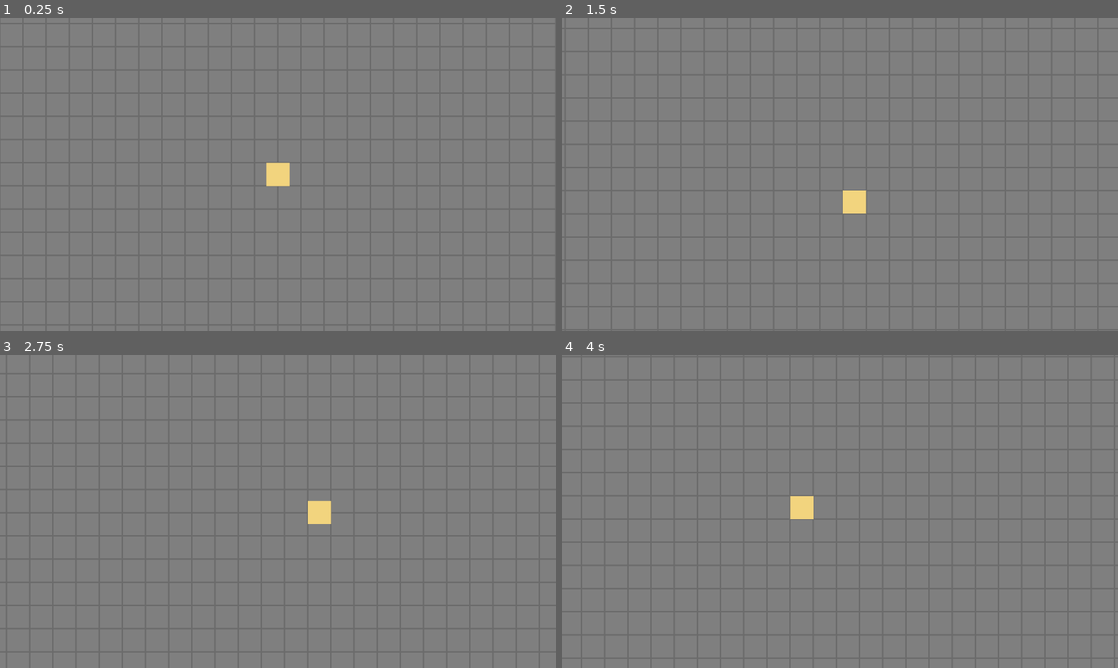
Above: before the commit, frames 1-4 (two rows, left to right).
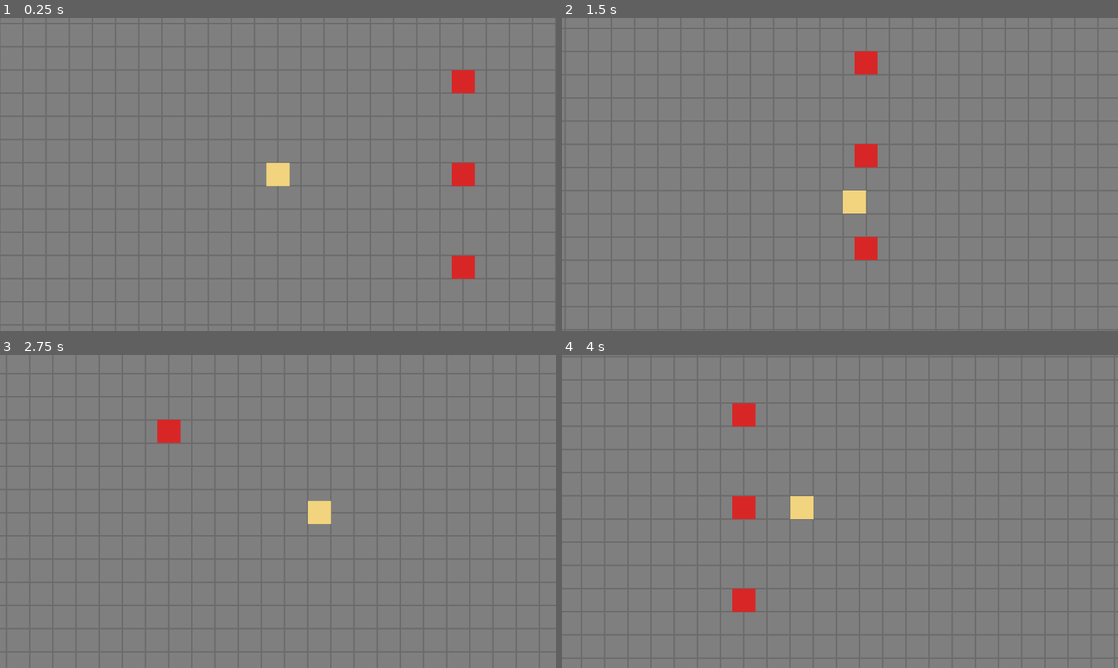
Above: after the commit, the same moments.

Repository: EndlessSummer068/workProject
Game: Godot game, scene res://scenes/levels/test_arena.tscn
Two runs of this game, one before a commit and one after it. Both use one fixed random seed, a clock stepped at 60 frames per second and the inputs below. This scene is started directly instead of the project's main scene.
Inputs:
- Up to frame 1 (0.25 s): no input
- Up to frame 2 (1.5 s): tap Enter at 0.5 s; hold D (move_right) 0.53-1.28 s; hold J (attack) 0.53-1.28 s; hold S (move_down) from 1.28 s (still down); tap J (attack) at 1.35 s
- Up to frame 3 (2.75 s): release S (move_down) at 2.03 s; hold D (move_right) from 2.03 s (still down); hold J (attack) from 2.03 s (still down)
- Up to frame 4 (4 s): release D (move_right) at 2.78 s; release J (attack) at 2.78 s; hold W (move_up) 2.78-3.53 s; tap J (attack) at 2.85 s; hold A (move_left) from 3.53 s (still down); hold J (attack) from 3.53 s (still down)

The runs differ from the first frame. In frame 1, 0.9% of the frame differs, in the area x 81-86%, y 16-84%; in frame 2, 0.9%; in frame 3, 0.3%; in frame 4, 1.0%, in the area x 30-35%, y 15-83%.

Commit message:
[P0][L01-P0-03] Player 攻击 J：0.5s 冷却、朝向记录、触发信号与测试假人

Diff:
--- a/litttleGame/wuwa-knight/scenes/levels/test_arena.tscn
+++ b/litttleGame/wuwa-knight/scenes/levels/test_arena.tscn
@@ -1,13 +1,17 @@
-[gd_scene load_steps=5 format=3]
+[gd_scene load_steps=7 format=3]
 
 [ext_resource type="Script" path="res://scripts/levels/test_arena_grid.gd" id="1_g"]
 [ext_resource type="PackedScene" path="res://scenes/player/player.tscn" id="2_p"]
+[ext_resource type="Script" path="res://scripts/levels/test_dummy.gd" id="3_d"]
 
 [sub_resource type="RectangleShape2D" id="RectangleShape2D_h"]
 size = Vector2(1312, 16)
 
 [sub_resource type="RectangleShape2D" id="RectangleShape2D_v"]
 size = Vector2(16, 1472)
+
+[sub_resource type="RectangleShape2D" id="RectangleShape2D_d"]
+size = Vector2(16, 16)
 
 [node name="TestArena" type="Node2D"]
 
@@ -58,5 +62,41 @@
 color = Color(1, 1, 1, 1)
 polygon = PackedVector2Array(-8, -736, 8, -736, 8, 736, -8, 736)
 
+[node name="Dummy1" type="StaticBody2D" parent="."]
+position = Vector2(768, 296)
+collision_layer = 4
+script = ExtResource("3_d")
+
+[node name="Shape" type="CollisionShape2D" parent="Dummy1"]
+shape = SubResource("RectangleShape2D_d")
+
+[node name="Visual" type="Polygon2D" parent="Dummy1"]
+color = Color(0.85, 0.15, 0.15, 1)
+polygon = PackedVector2Array(-8, -8, 8, -8, 8, 8, -8, 8)
+
+[node name="Dummy2" type="StaticBody2D" parent="."]
+position = Vector2(768, 360)
+collision_layer = 4
+script = ExtResource("3_d")
+
+[node name="Shape" type="CollisionShape2D" parent="Dummy2"]
+shape = SubResource("RectangleShape2D_d")
+
+[node name="Visual" type="Polygon2D" parent="Dummy2"]
+color = Color(0.85, 0.15, 0.15, 1)
+polygon = PackedVector2Array(-8, -8, 8, -8, 8, 8, -8, 8)
+
+[node name="Dummy3" type="StaticBody2D" parent="."]
+position = Vector2(768, 424)
+collision_layer = 4
+script = ExtResource("3_d")
+
+[node name="Shape" type="CollisionShape2D" parent="Dummy3"]
+shape = SubResource("RectangleShape2D_d")
+
+[node name="Visual" type="Polygon2D" parent="Dummy3"]
+color = Color(0.85, 0.15, 0.15, 1)
+polygon = PackedVector2Array(-8, -8, 8, -8, 8, 8, -8, 8)
+
 [node name="Player" parent="." instance=ExtResource("2_p")]
 position = Vector2(640, 360)
--- a/litttleGame/wuwa-knight/scenes/player/player.tscn
+++ b/litttleGame/wuwa-knight/scenes/player/player.tscn
@@ -17,6 +17,11 @@
 color = Color(0.94902, 0.83529, 0.49412, 1)
 polygon = PackedVector2Array(-8, -8, 8, -8, 8, 8, -8, 8)
 
+[node name="AttackFlash" type="Polygon2D" parent="."]
+visible = false
+color = Color(1, 1, 1, 1)
+polygon = PackedVector2Array(8, -1.5, 28, -1.5, 28, 1.5, 8, 1.5)
+
 [node name="Camera2D" type="Camera2D" parent="."]
 zoom = Vector2(3, 3)
 limit_left = 0
--- a/litttleGame/wuwa-knight/scripts/config/balance.gd
+++ b/litttleGame/wuwa-knight/scripts/config/balance.gd
@@ -3,3 +3,4 @@
 ## 规则：代码中禁止魔法数；引用常量并注释对应的 §4 字段名。
 
 const PLAYER_MOVE_SPEED: float = 160.0  # §4.1 玩家移速 160 px/s（Q1）
+const WEAPON_W01_ATTACK_INTERVAL: float = 0.5  # §4.2 近战攻击间隔（W01 残响之刃）
--- /dev/null
+++ b/litttleGame/wuwa-knight/scripts/levels/test_dummy.gd
@@ -0,0 +1,20 @@
+extends StaticBody2D
+## 测试假人（L01-P0-03 测试专用，非 GAME.md 实体）：静止红色方块 + 简单血量。
+## 碰撞层 3 = 位掩码值 4（enemy，TECH.md §7）——作为 L01-P0-04 近战判定的受击目标。
+## HP=20 为测试专用数值（非 §4）：W01 单发 10 伤害 → 2 次击杀，便于观察多段受击。
+
+signal hp_changed(current: int, max_hp: int)
+signal died
+
+const MAX_HP := 20  # 测试专用，非 §4 数值
+
+var hp: int = MAX_HP
+
+func take_damage(amount: int) -> void:
+	if hp <= 0:
+		return
+	hp = maxi(hp - amount, 0)
+	hp_changed.emit(hp, MAX_HP)
+	if hp == 0:
+		died.emit()
+		queue_free()
--- a/litttleGame/wuwa-knight/scripts/player/player.gd
+++ b/litttleGame/wuwa-knight/scripts/player/player.gd
@@ -1,22 +1,50 @@
 class_name Player
 extends CharacterBody2D
-## P01 漂泊者（GAME.md §5）。八方向移动（GAME.md §3）：WASD、不能跳跃、不按键即停。
-## 锚点=中心（GAME.md §7）。状态机约定见 TECH.md §11。
+## P01 漂泊者（GAME.md §5）。八方向移动（§3）+ 攻击触发与冷却（§4.2）。
+## 锚点=中心（§7）。状态机约定见 TECH.md §11。
 
 signal state_changed(from: State, to: State)
+signal attacked(facing: Vector2)
 
 enum State { IDLE, MOVE }
 
 const MOVE_SPEED: float = Balance.PLAYER_MOVE_SPEED  # §4.1 玩家移速 160 px/s
+const ATTACK_COOLDOWN: float = Balance.WEAPON_W01_ATTACK_INTERVAL  # §4.2 近战攻击间隔 0.5s
+const ATTACK_FLASH_TIME: float = 0.1  # 攻击触发指示显示时长（占位表现，非判定实体）
+const FACING_DEFAULT := Vector2.RIGHT  # 初始朝向（提案：§2 朝向=最后移动方向）
 
+var facing: Vector2 = FACING_DEFAULT
 var _state: State = State.IDLE
+var _attack_timer: float = 0.0
+var _flash_timer: float = 0.0
 
-func _physics_process(_delta: float) -> void:
+@onready var _attack_flash: Polygon2D = $AttackFlash
+
+func _physics_process(delta: float) -> void:
 	var input_dir := Input.get_vector("move_left", "move_right", "move_up", "move_down")
 	velocity = input_dir * MOVE_SPEED
+	if input_dir != Vector2.ZERO:
+		facing = input_dir
+	_attack_timer = maxf(_attack_timer - delta, 0.0)
+	if Input.is_action_pressed("attack") and _attack_timer <= 0.0:
+		_attack()
 	move_and_slide()
 	var next := State.MOVE if input_dir != Vector2.ZERO else State.IDLE
 	if next != _state:
 		var prev := _state
 		_state = next
 		state_changed.emit(prev, next)
+
+func _process(delta: float) -> void:
+	if _flash_timer > 0.0:
+		_flash_timer -= delta
+		if _flash_timer <= 0.0:
+			_attack_flash.visible = false
+
+## 触发一次攻击：冷却计时、朝向指示、发出信号。判定实体在 L01-P0-04 实装（§4.2 W01 扇形）。
+func _attack() -> void:
+	_attack_timer = ATTACK_COOLDOWN
+	_attack_flash.rotation = facing.angle()
+	_attack_flash.visible = true
+	_flash_timer = ATTACK_FLASH_TIME
+	attacked.emit(facing)
--- /dev/null
+++ b/litttleGame/wuwa-knight/tests/test_attack.gd
@@ -0,0 +1,96 @@
+extends SceneTree
+## L01-P0-03 攻击验收测试（BUILD_PLAN.md）：headless 运行。
+## 运行：Godot_v4.7.2 --headless --path <项目> --script res://tests/test_attack.gd
+
+var _fail := false
+
+func _initialize() -> void:
+	_run.call_deferred()
+
+func _run() -> void:
+	var arena: Node = (load("res://scenes/levels/test_arena.tscn") as PackedScene).instantiate()
+	root.add_child(arena)
+	await physics_frame
+	await physics_frame
+	var player := arena.get_node("Player") as CharacterBody2D
+	var stamps: Array[float] = []
+	player.attacked.connect(func(_f: Vector2) -> void: stamps.append(Time.get_ticks_msec() / 1000.0))
+
+	# TEST1: 按住 J 1.2s → 攻击 3 次，相邻间隔 0.50±0.05s（§4.2 冷却）
+	Input.action_press("attack")
+	for i in 72:
+		await physics_frame
+	Input.action_release("attack")
+	var intervals: Array[float] = []
+	for i in range(1, stamps.size()):
+		intervals.append(stamps[i] - stamps[i - 1])
+	var ok1 := stamps.size() == 3
+	for iv in intervals:
+		ok1 = ok1 and absf(iv - 0.5) <= 0.05
+	_check("TEST1 cooldown", ok1, "attacks=%d intervals=%s" % [stamps.size(), intervals])
+
+	# 等冷却结束
+	for i in 40:
+		await physics_frame
+
+	# TEST2: 移动中按 J → 可攻击且移动不中断（§2）
+	var base := stamps.size()
+	var y0 := player.global_position.y
+	Input.action_press("attack")
+	Input.action_press("move_up")
+	for i in 40:
+		await physics_frame
+	Input.action_release("attack")
+	Input.action_release("move_up")
+	var dy := player.global_position.y - y0
+	var ok2 := stamps.size() > base and dy < -90.0
+	_check("TEST2 attack_while_moving", ok2, "new_attacks=%d dy=%.1f" % [stamps.size() - base, dy])
+
+	# 等冷却结束
+	for i in 40:
+		await physics_frame
+
+	# TEST3: 朝向=最后移动方向（§2）：向左移动后攻击 → facing=(-1,0)
+	var last := [Vector2.ZERO]
+	var got := [false]
+	player.attacked.connect(func(f: Vector2) -> void:
+		if not got[0]:
+			got[0] = true
+			last[0] = f
+	)
+	Input.action_press("move_left")
+	for i in 10:
+		await physics_frame
+	Input.action_release("move_left")
+	Input.action_press("attack")
+	await physics_frame
+	await physics_frame
+	Input.action_release("attack")
+	_check("TEST3 facing", bool(got[0]) and last[0] == Vector2(-1, 0), "facing=%s" % last[0])
+
+	# TEST4: 假人血量脚本冒烟（战斗判定在 L01-P0-04 实装，此处仅直调 take_damage）
+	var dummy := arena.get_node_or_null("Dummy1")
+	var hp_vals: Array[int] = []
+	var died_flag := [false]
+	if dummy != null:
+		dummy.hp_changed.connect(func(cur: int, _m: int) -> void: hp_vals.append(cur))
+		dummy.died.connect(func() -> void: died_flag[0] = true)
+		dummy.take_damage(3)
+		dummy.take_damage(20)
+		await physics_frame
+		var freed := (not is_instance_valid(dummy)) or dummy.is_queued_for_deletion()
+		var ok4 := hp_vals.size() == 2 and hp_vals[0] == 17 and hp_vals[1] == 0 and bool(died_flag[0]) and freed
+		_check("TEST4 dummy_hp", ok4, "hp=%s died=%s freed=%s" % [hp_vals, died_flag[0], freed])
+	else:
+		_check("TEST4 dummy_hp", false, "Dummy1 不存在")
+
+	if _fail:
+		print("RESULT: FAILED")
+		quit(1)
+	else:
+		print("RESULT: ALL PASS")
+		quit(0)
+
+func _check(name: String, ok: bool, detail: String) -> void:
+	print("%s: %s (%s)" % [name, "PASS" if ok else "FAIL", detail])
+	_fail = _fail or not ok
Not shown, added: litttleGame/wuwa-knight/scripts/levels/test_dummy.gd.uid
Not shown, added: litttleGame/wuwa-knight/tests/test_attack.gd.uid
Not shown, changed: litttleGame/wuwa-knight/BUILD_PLAN.md
